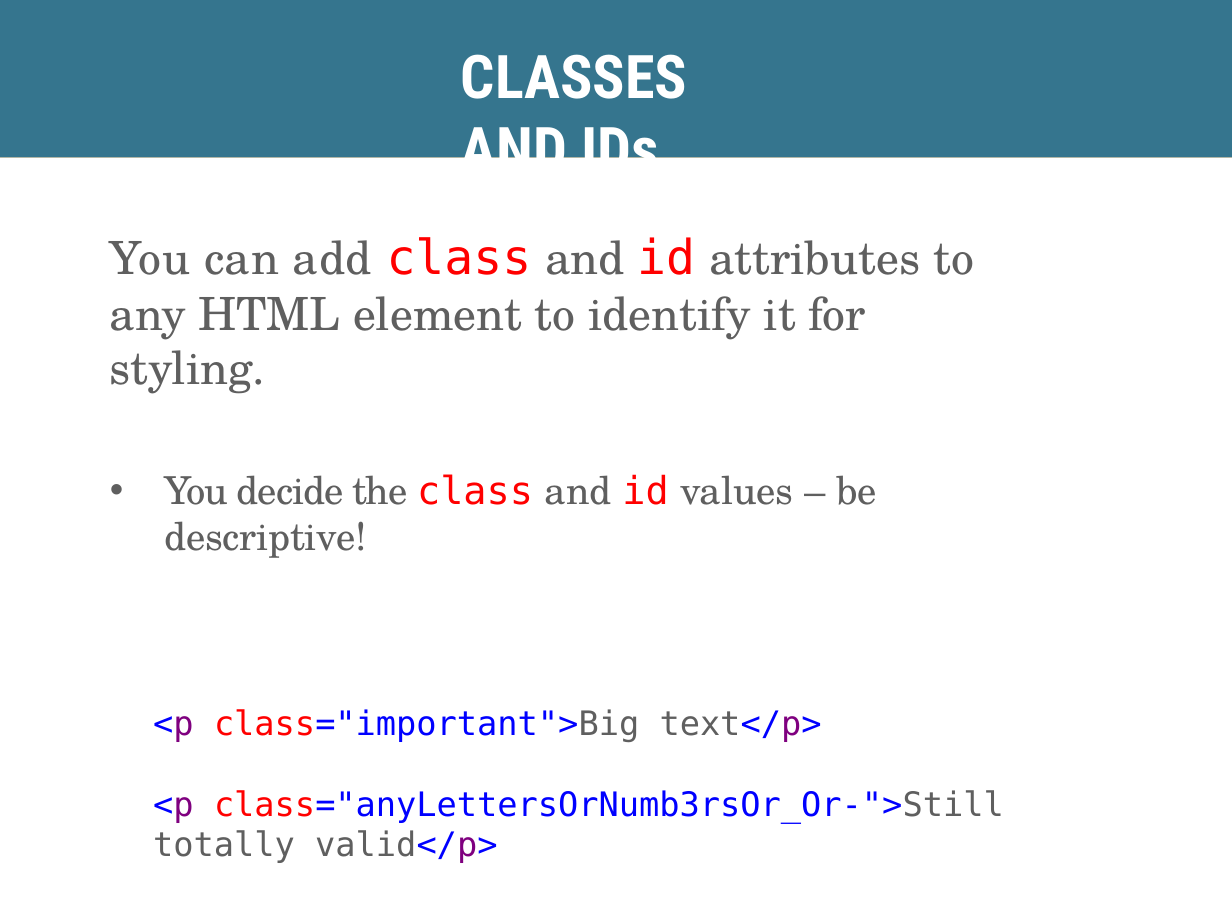
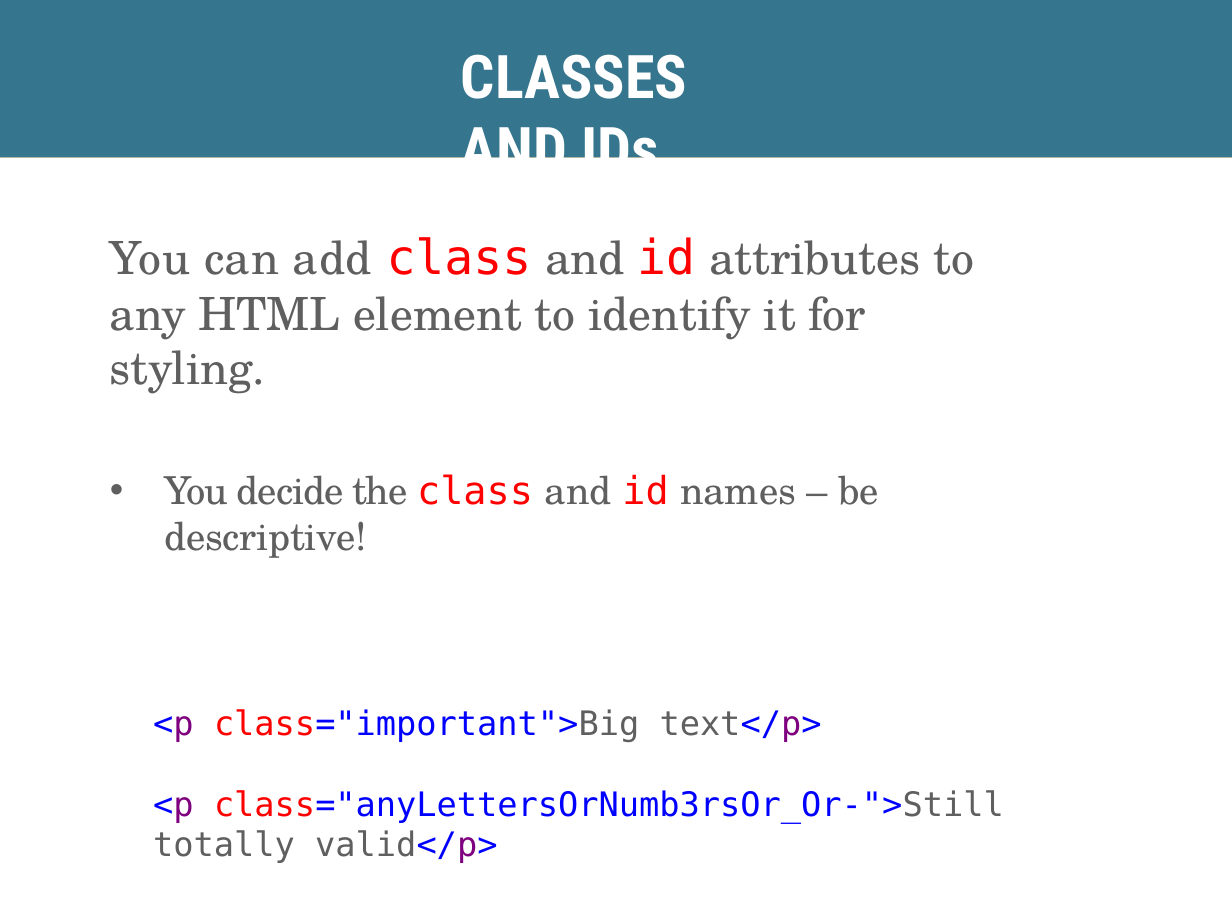
Before and after one commit to skornfeld/svc-class-jan-2018, a slide deck: slide 15 of slides/week-4.pptx. Drawn at 1232x924 pixels with LibreOffice and Linux fonts; fonts in the diff are those of the drawing. Boxes give left, top, right and bottom in pixels: in the first picture for what was removed or moved away, otherwise in the second. Text is boxed around its words. In the diff, an @@ line names an element or a change of style, - is before the commit and + after.

```diff
--- a/slides/week-4.pptx
+++ b/slides/week-4.pptx
@@ text at bbox=[164, 474, 879, 558]: text changed @@
-• You decide the class and id values – be descriptive!
+• You decide the class and id names – be descriptive!
```
Also in this commit, not shown: 12 other slides changed, 1 slide added, 4 slides removed, 6 other files.
